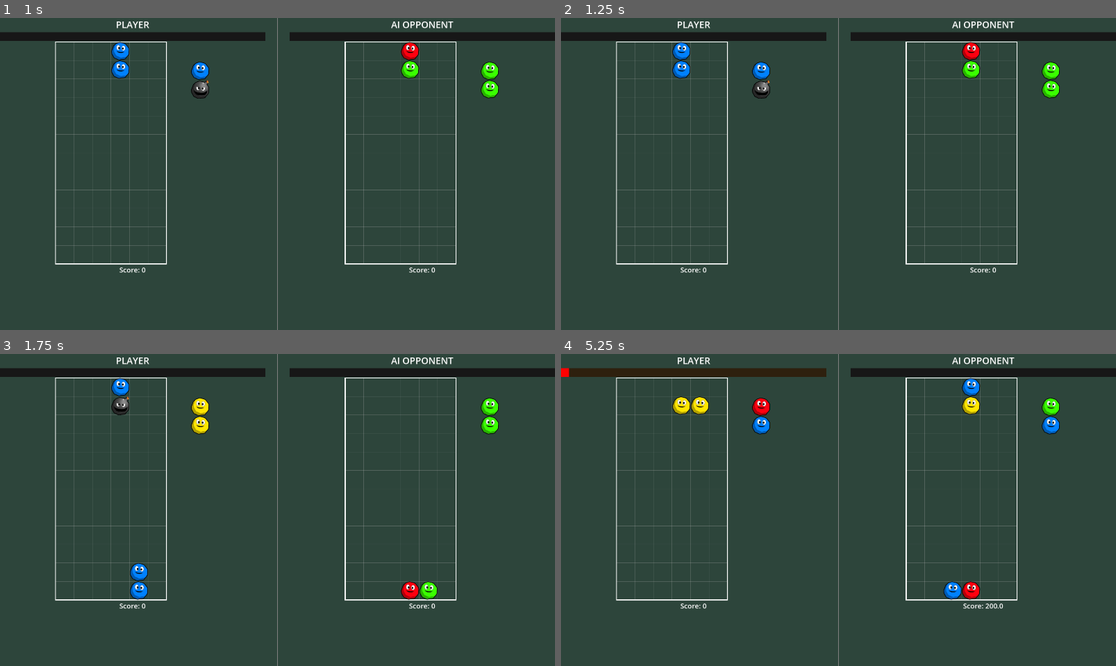
Above: before the commit, frames 1-4 (two rows, left to right).
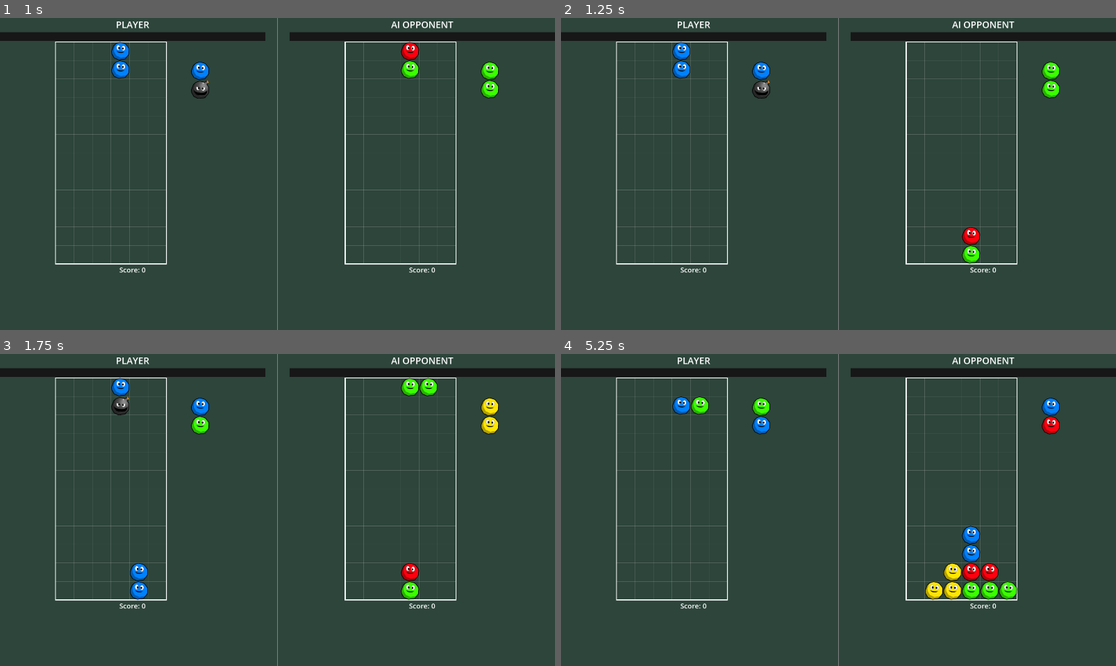
Above: after the commit, the same moments.

Repository: csmallfield/PuyoPuyo
Game: Godot game, scene res://scenes/MainMenu.tscn
Two runs of this game, one before a commit and one after it. Both use one fixed random seed, a clock stepped at 60 frames per second and the inputs below. The engine's default icon, where the game draws it, is replaced by a stand-in: a white triangle on a blue panel in a dark square.
Inputs:
- Up to frame 1 (1 s): click "VS Computer" at 0.5 s
- Up to frame 2 (1.25 s): no input
- Up to frame 3 (1.75 s): hold Right (move_right) from 1.28 s (still down); hold Space (fast_drop) from 1.28 s (still down)
- Up to frame 4 (5.25 s): release Right (move_right) at 2.03 s; release Space (fast_drop) at 2.03 s; hold Down (move_down) 2.03-2.78 s; tap Up (rotate_piece) at 2.1, 3.6, 5.1 s; hold Space (fast_drop) 2.78-3.53 s; hold Right (move_right) 2.78-4.28 s; hold Space (fast_drop) 4.28-5.03 s; hold Left (move_left) from 4.28 s (still down)

Frame 1 is identical in both runs. In frame 2, 0.6% of the frame differs, in the area x 72-76%, y 7-79%; in frame 3, 1.2%; in frame 4, 2.5%, in the area x 0-90%, y 4-82%.

Commit message:
fixed it so the AI selector works
change it in the VSMode.gd

Diff:
--- a/puyopuyo_prototype/scripts/AIController.gd
+++ b/puyopuyo_prototype/scripts/AIController.gd
@@ -12,36 +12,31 @@
 	LEVEL_3,  # Strategic chain AI (future)
 }
 
-# Main difficulty setting
-var ai_difficulty = Difficulty.LEVEL_0
-#var ai_difficulty = Difficulty.LEVEL_1
-#var ai_difficulty = Difficulty.LEVEL_2
-#var ai_difficulty = Difficulty.LEVEL_3
-
-# Feature flags - can be toggled individually for testing
-var use_color_adjacency = true
-var use_group_potential = true
-var use_height_variance = true
-var use_special_piece_strategy = true
-var use_center_preference = true
-
-# Future features (for Level 2+)
+# Main difficulty setting (only used if not configured externally)
+var ai_difficulty = Difficulty.LEVEL_0  # Default to Level 1
+
+# Feature flags - will be set by configure_difficulty()
+var use_color_adjacency = false
+var use_group_potential = false
+var use_height_variance = false
+var use_special_piece_strategy = false
+var use_center_preference = false
 var use_next_piece_lookahead = false
 var use_chain_detection = false
 var use_defensive_play = false
 
-# Scoring weights - can be tuned per difficulty level
-var weight_color_adjacency = 50.0
-var weight_group_of_three = 200.0
-var weight_group_of_two = 80.0
-var weight_height_penalty = 8.0
-var weight_height_variance = 25.0
-var weight_center_preference = 5.0
-var weight_random_variety = 15.0
-
-# AI behavior settings
-var move_delay = 0.8  # Time between AI decisions
-var move_animation_speed = 0.17  # Speed of AI movements
+# Scoring weights - will be set by configure_difficulty()
+var weight_color_adjacency = 0.0
+var weight_group_of_three = 0.0
+var weight_group_of_two = 0.0
+var weight_height_penalty = 0.0
+var weight_height_variance = 0.0
+var weight_center_preference = 0.0
+var weight_random_variety = 0.0
+
+# AI behavior settings - will be set by configure_difficulty()
+var move_delay = 0.5
+var move_animation_speed = 0.1
 
 # ============================================
 # RUNTIME VARIABLES
@@ -54,12 +49,16 @@
 # ============================================
 # INITIALIZATION
 # ============================================
+var _has_been_configured = false
 
 func _ready():
-	configure_difficulty(ai_difficulty)
+	# Only configure if not already configured externally
+	if not _has_been_configured:
+		configure_difficulty(ai_difficulty)
 
 func configure_difficulty(difficulty: Difficulty):
 	"""Configure AI behavior based on difficulty level"""
+	_has_been_configured = true  # Mark as configured
 	ai_difficulty = difficulty
 
 	match difficulty:
@@ -72,6 +71,13 @@
 		Difficulty.LEVEL_3:
 			configure_level_3()
 
+	print("Color Adjacency: ", use_color_adjacency)
+	print("Group Potential: ", use_group_potential)
+	print("Chain Detection: ", use_chain_detection)
+	print("Defensive Play: ", use_defensive_play)
+	print("Move Delay: ", move_delay)
+	print("=================================")
+
 func configure_level_0():
 	"""Basic AI - only considers height"""
 	use_color_adjacency = false
@@ -81,6 +87,7 @@
 	use_center_preference = false
 	use_next_piece_lookahead = false
 	use_chain_detection = false
+	use_defensive_play = false  # ADD THIS LINE
 
 	weight_height_penalty = 10.0
 	weight_random_variety = 10.0
@@ -97,6 +104,7 @@
 	use_center_preference = true
 	use_next_piece_lookahead = false
 	use_chain_detection = false
+	use_defensive_play = false  # ADD THIS LINE
 
 	weight_color_adjacency = 50.0
 	weight_group_of_three = 200.0
@@ -111,12 +119,14 @@
 
 func configure_level_2():
 	"""Chain-aware AI with lookahead"""
-	# Start with Level 1 settings
-	configure_level_1()
-
-	# Enable Level 2 features
+	use_color_adjacency = true
+	use_group_potential = true
+	use_height_variance = true
+	use_special_piece_strategy = true
+	use_center_preference = true
 	use_next_piece_lookahead = true
 	use_chain_detection = true
+	use_defensive_play = false  # ADD THIS LINE - Level 3 only!
 
 	# Increase strategic weights - more aggressive play
 	weight_color_adjacency = 70.0
--- a/puyopuyo_prototype/scripts/GameState.gd
+++ b/puyopuyo_prototype/scripts/GameState.gd
@@ -96,7 +96,7 @@
 var generate_ahead = 50  # How many pieces to generate ahead
 
 # Nuisance/Garbage system settings
-var nuisance_points_per_piece = 5  # Points awarded per piece cleared (lower points is less garbage, more is heavy garbage game)
+var nuisance_points_per_piece = 8  # Points awarded per piece cleared (lower points is less garbage, more is heavy garbage game)
 var nuisance_points_per_garbage_row = 75  # Points needed to send 1 row of garbage (6 bubbles) more points needed helps
 
 # Chain multipliers - exponential scaling for powerful chains
@@ -114,7 +114,7 @@
 	#160,  # Chain 8+
 
 	#0, 1, 5, 10, 20, 35, 55, 80, 110 #Moderate Intensity
-	0, 1, 3, 6, 12, 20, 30, 42, 56 #Need a lot of chains
+	0, 1, 2, 4, 8, 16, 30, 42, 56 #Need a lot of chains
 	#0, 1, 2, 3, 4, 5, 6, 7, 8 #Linear Chains
 
 ]
--- a/puyopuyo_prototype/scripts/VSMode.gd
+++ b/puyopuyo_prototype/scripts/VSMode.gd
@@ -35,7 +35,7 @@
 var meter_flash_duration = 0.5
 
 # AI difficulty setting
-var ai_difficulty_level = AIController.Difficulty.LEVEL_1
+var ai_difficulty_level = AIController.Difficulty.LEVEL_2
 
 const Grid = preload("res://scenes/Grid.tscn")
 const AIController = preload("res://scripts/AIController.gd")
